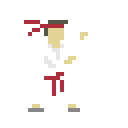
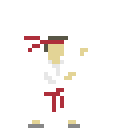
Revision of a layered 128 × 128 image; what changed, layer by layer:
renamed "player1#1" to "PlayerR1.png", painted on it over [24, 20, 88, 128]
